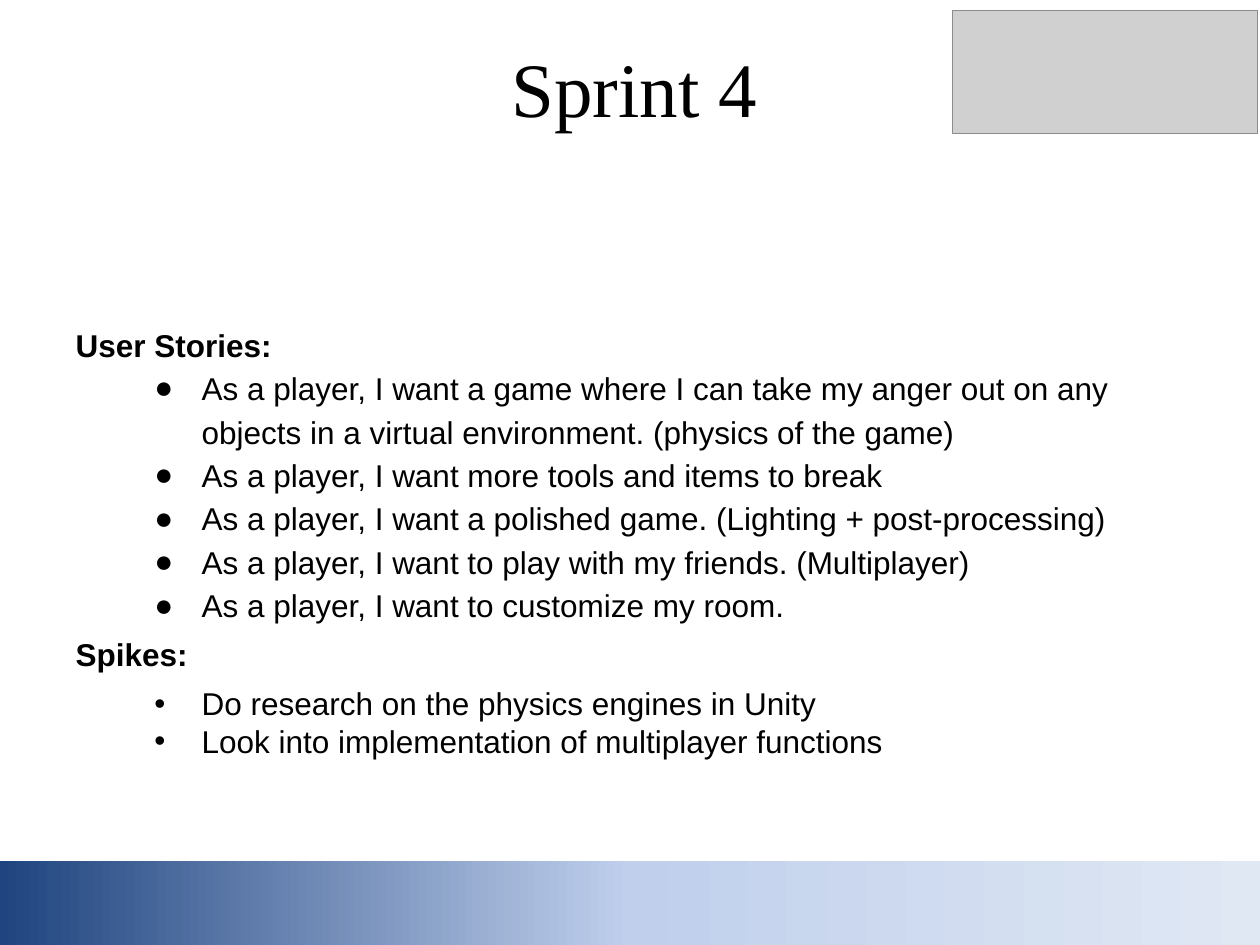
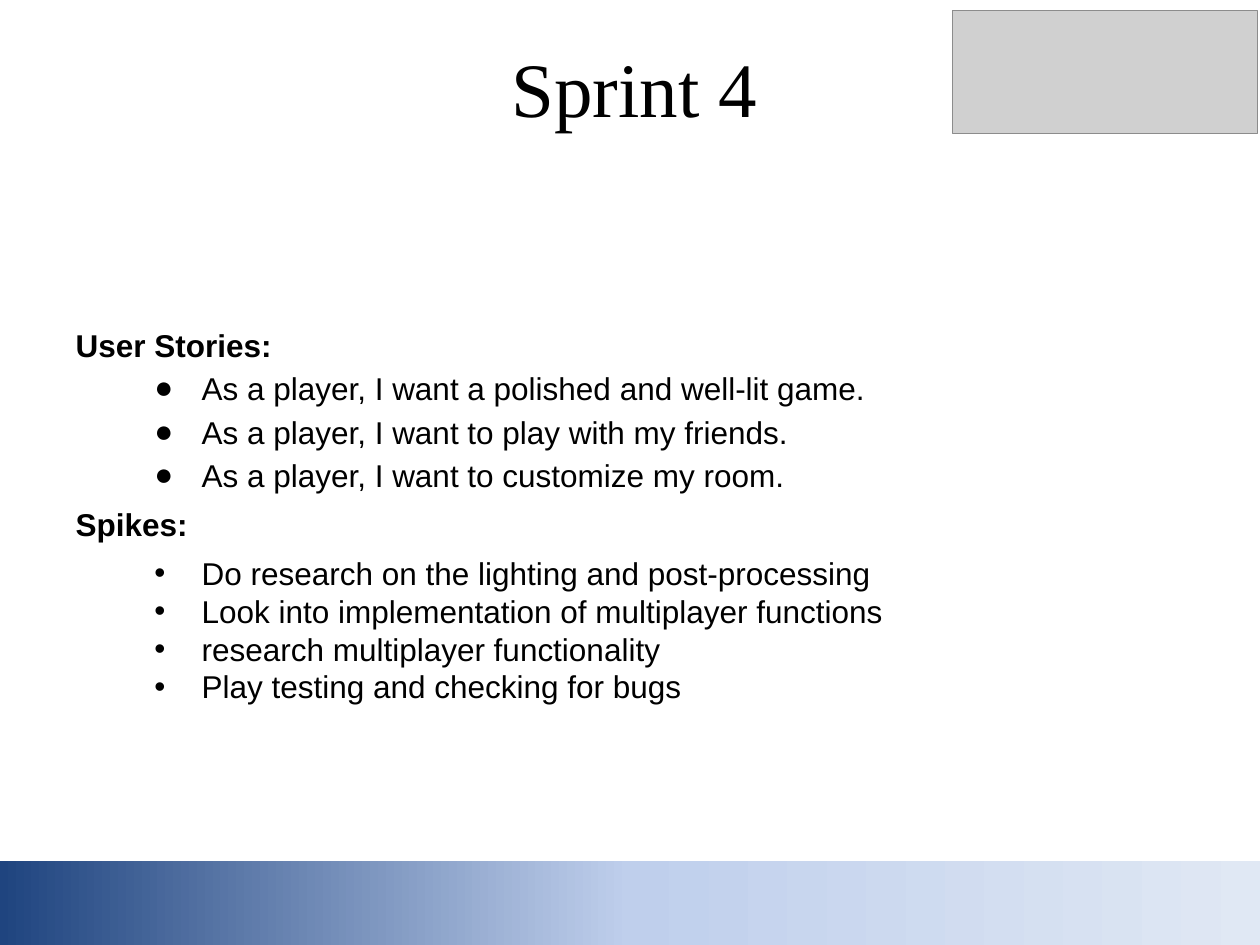
Before and after one commit to Stazfire/CSE115A-Rage-Quit, a slide deck: slide 7 of Rage Quit Initial.pptx. Drawn at 1260x945 pixels with LibreOffice and Linux fonts; fonts in the diff are those of the drawing; grey boxes stand for pictures. Boxes give left, top, right and bottom in pixels: in the first picture for what was removed or moved away, otherwise in the second. Text is boxed around its words. In the diff, an @@ line names an element or a change of style, - is before the commit and + after.

Commit message:
Updated Powerpoint

```diff
--- a/Rage Quit Initial.pptx
+++ b/Rage Quit Initial.pptx
@@ text at box(202, 377, 865, 450): text changed @@
-● As a player, I want a game where I can take my anger out on any objects in a virtual environment. (physics of the game)
-● As a player, I want more tools and items to break
-● As a player, I want a polished game. (Lighting + post-processing)
-● As a player, I want to play with my friends. (Multiplayer)
+● As a player, I want a polished and well-lit game.
+● As a player, I want to play with my friends.
@@ text at box(202, 562, 870, 591): text changed @@
-• Do research on the physics engines in Unity
+• Do research on the lighting and post-processing
@@ text at box(202, 638, 681, 704): paragraphs added @@
+• research multiplayer functionality
+• Play testing and checking for bugs
```
Also in this commit, not shown: 6 other slides changed.
